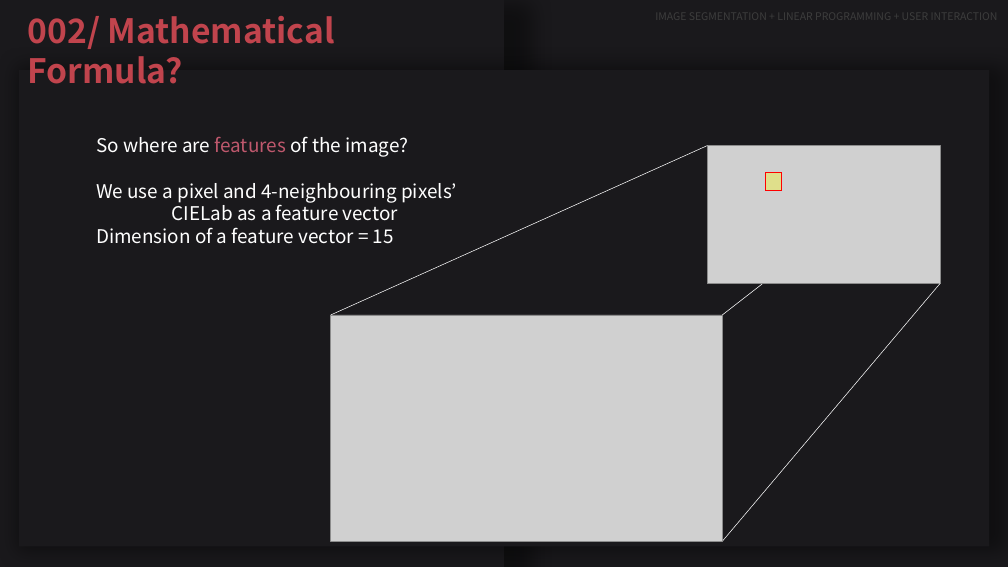
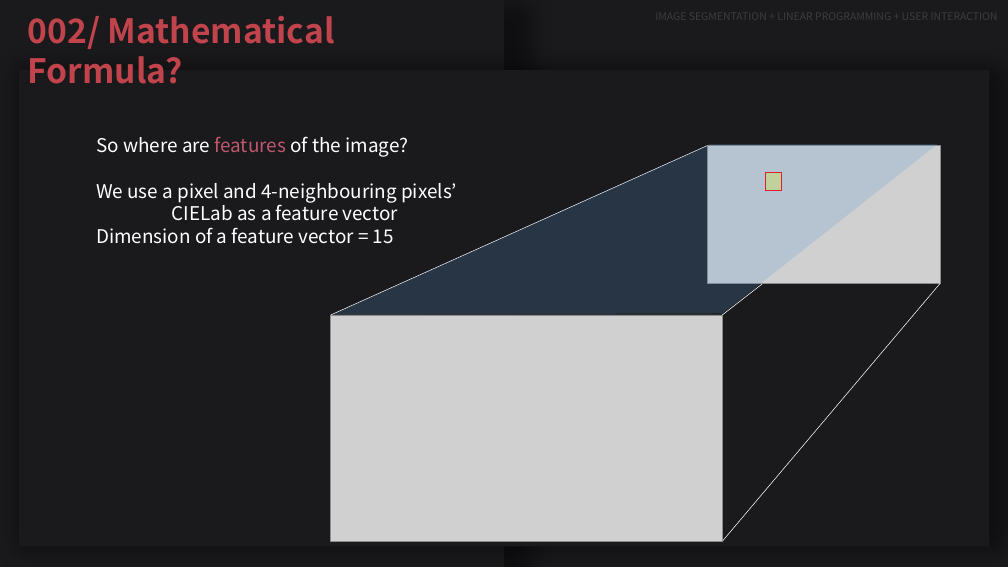
Before and after one commit to JeeheonKim/interactive-color-segmentation-with-linear-programming, a slide deck: slide 15 of comp3807.pptx. Drawn at 1008x567 pixels with LibreOffice and Linux fonts; fonts in the diff are those of the drawing; grey boxes stand for pictures. Boxes give left, top, right and bottom in pixels: in the first picture for what was removed or moved away, otherwise in the second. Text is boxed around its words. In the diff, an @@ line names an element or a change of style, - is before the commit and + after.

```diff
--- a/comp3807.pptx
+++ b/comp3807.pptx
@@ freeform shape added at [333, 144, 938, 315], fill #5B9BD5 at 22% opacity @@
```
Also in this commit, not shown: 2 other slides changed, 4 other files.
